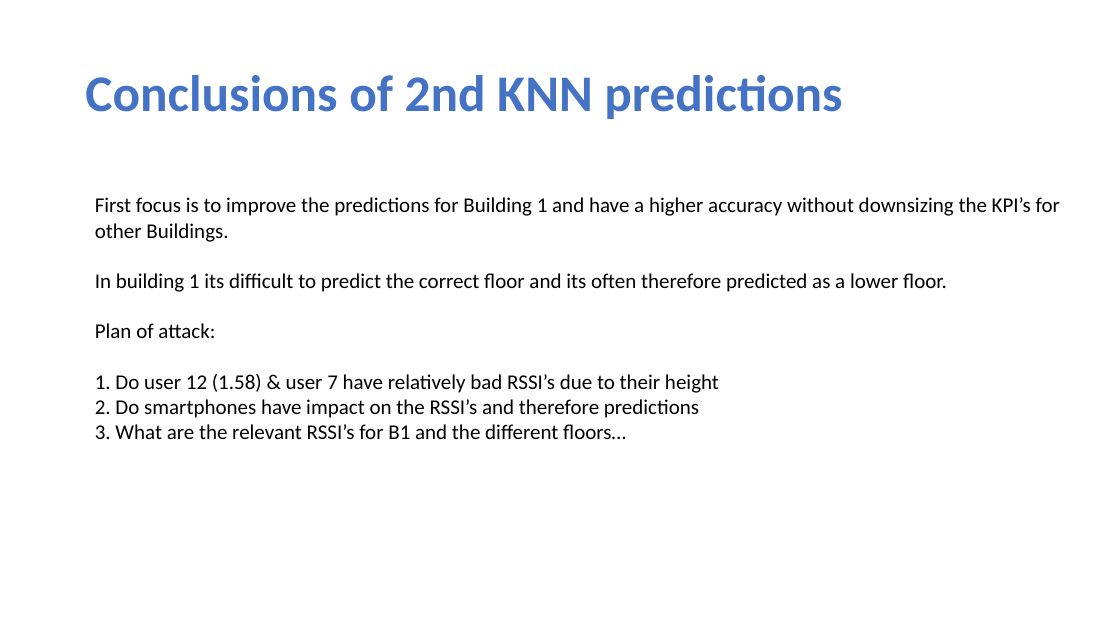
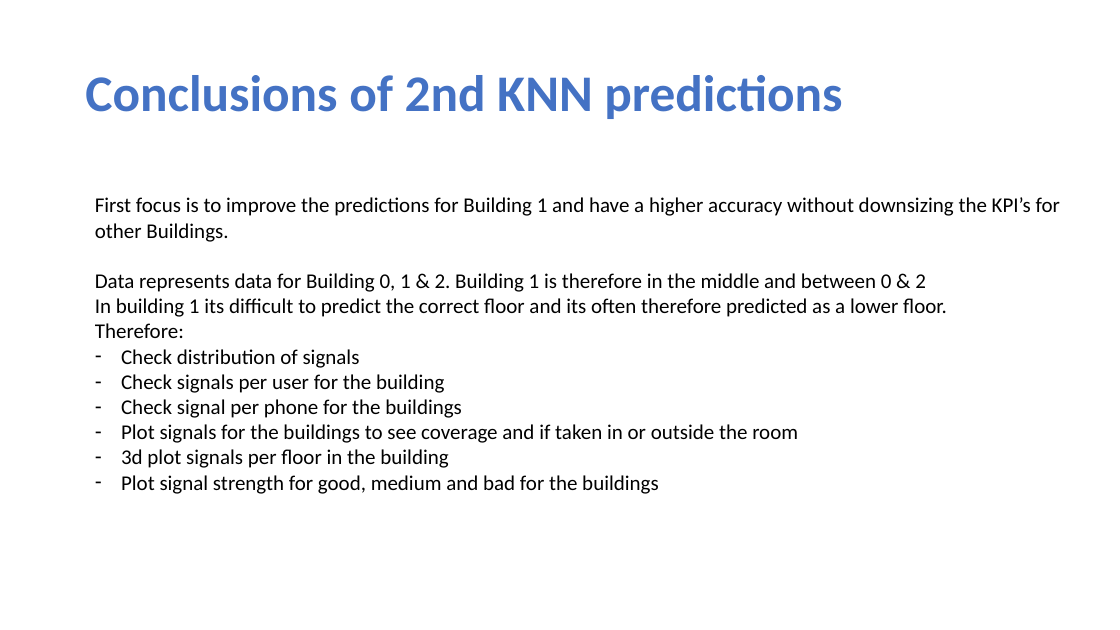
Before and after one commit to NatasjaFortuin/Wifi-locationing, a slide deck: slide 28 of Data etc/Log.pptx. Drawn at 1120x630 pixels with LibreOffice and Linux fonts; fonts in the diff are those of the drawing. Boxes give left, top, right and bottom in pixels: in the first picture for what was removed or moved away, otherwise in the second. Text is boxed around its words. In the diff, an @@ line names an element or a change of style, - is before the commit and + after.

```diff
--- a/Data etc/Log.pptx
+++ b/Data etc/Log.pptx
@@ text at box(95, 273, 926, 292): paragraph added @@
+Data represents data for Building 0, 1 & 2. Building 1 is therefore in the middle and between 0 & 2
@@ text at box(95, 323, 798, 494): text changed @@
-Plan of attack:
-1. Do user 12 (1.58) & user 7 have relatively bad RSSI’s due to their height
-2. Do smartphones have impact on the RSSI’s and therefore predictions
-3. What are the relevant RSSI’s for B1 and the different floors…
+Therefore:
+– Check distribution of signals
+– Check signals per user for the building
+– Check signal per phone for the buildings
+– Plot signals for the buildings to see coverage and if taken in or outside the room
+– 3d plot signals per floor in the building
+– Plot signal strength for good, medium and bad for the buildings
```
Also in this commit, not shown: 4 slides added, 13 other files.
